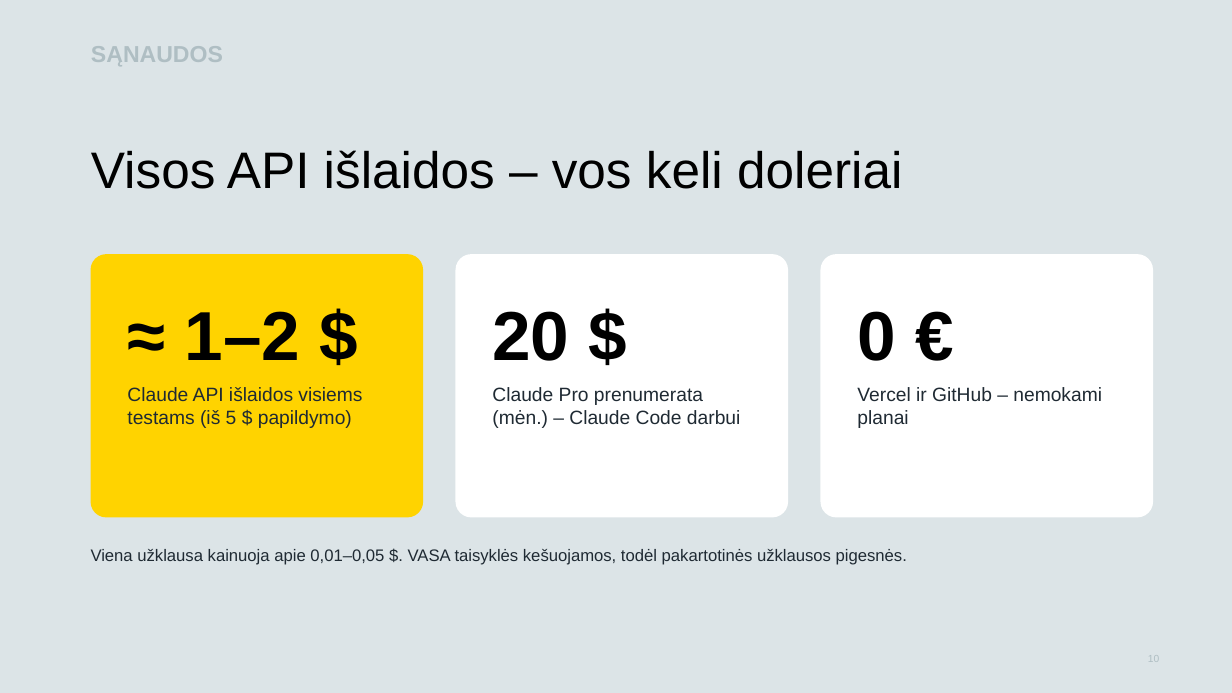
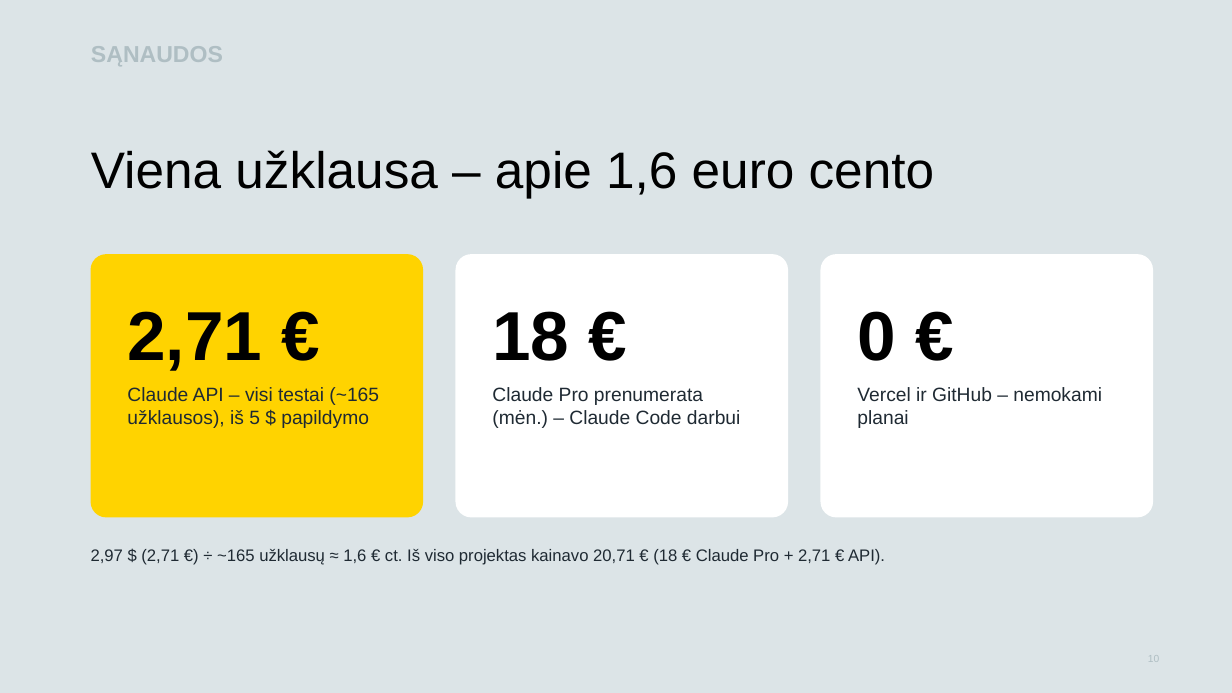
Before and after one commit to LejaKin/kur-mesti, a slide deck: slide 10 of pateikimui/Kur-mesti-pristatymas.pptx. Drawn at 1232x693 pixels with LibreOffice and Linux fonts; fonts in the diff are those of the drawing; background and template pictures are left out. Boxes give left, top, right and bottom in pixels: in the first picture for what was removed or moved away, otherwise in the second. Text is boxed around its words. In the diff, an @@ line names an element or a change of style, - is before the commit and + after.

Commit message:
Faktinės sąnaudos: 2,71 € API, 18 € Claude Pro, ~1,6 € ct/užklausa

```diff
--- a/pateikimui/Kur-mesti-pristatymas.pptx
+++ b/pateikimui/Kur-mesti-pristatymas.pptx
@@ text at <box>91,150,934,198</box>: text changed @@
-Visos API išlaidos – vos keli doleriai
+Viena užklausa – apie 1,6 euro cento
@@ text in rounded rectangle at <box>127,311,379,428</box>: text changed @@
-≈ 1–2 $
-Claude API išlaidos visiems testams (iš 5 $ papildymo)
+2,71 €
+Claude API – visi testai (~165 užklausos), iš 5 $ papildymo
@@ text in rounded rectangle at <box>492,311,569,361</box>: text changed @@
-20 $
+18 €
@@ text at <box>91,549,885,565</box>: text changed @@
-Viena užklausa kainuoja apie 0,01–0,05 $. VASA taisyklės kešuojamos, todėl pakartotinės užklausos pigesnės.
+2,97 $ (2,71 €) ÷ ~165 užklausų ≈ 1,6 € ct. Iš viso projektas kainavo 20,71 € (18 € Claude Pro + 2,71 € API).
```
Also in this commit, not shown: 14 other files.
